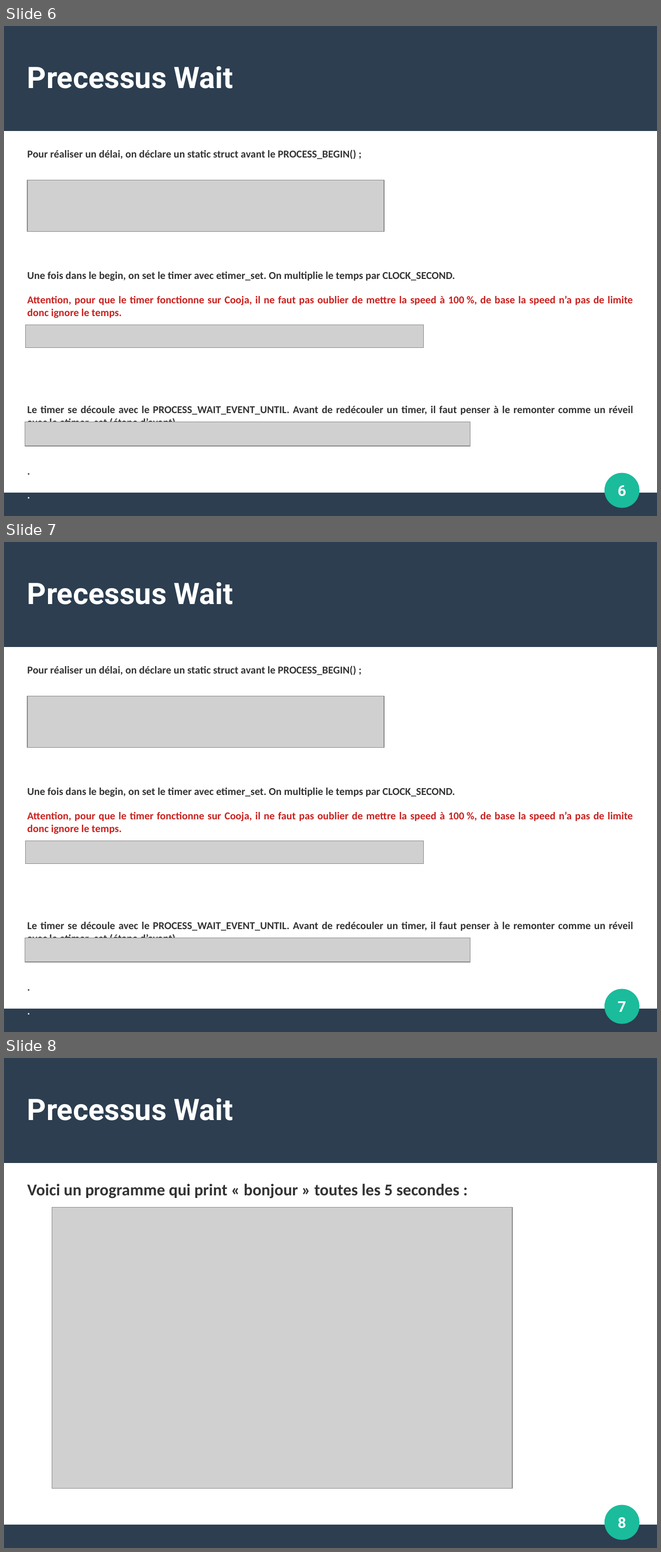
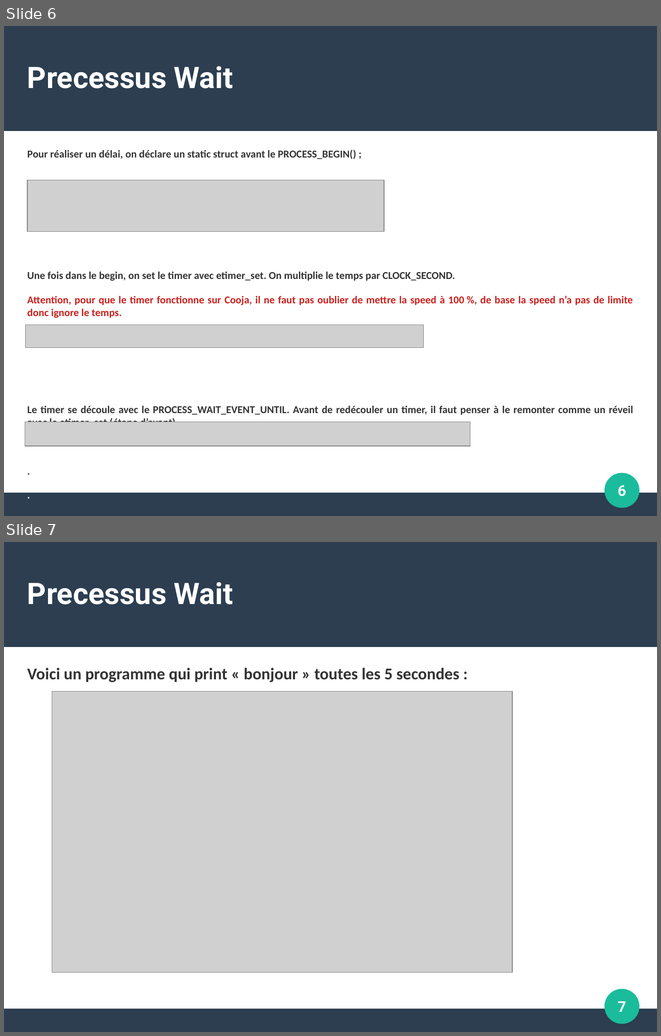
Before and after one commit to Hugo-SEQUIER/ProjetS3, a slide deck: ressources/nos_resumes/programmer_sur_contiki.odp. Shown one above the other, each under a label of ours: slides 6, 7 and 8 before the commit, slides 6 and 7 after it. The pictures are 661x1552 and 661x1036 pixels, drawn with LibreOffice and Linux fonts; fonts in the diff are those of the drawing; grey boxes stand for pictures. Boxes give left, top, right and bottom in pixels: in the first picture for what was removed or moved away, otherwise in the second. Text is boxed around its words. In the diff, an @@ line names an element or a change of style, - is before the commit and + after.

```diff
--- a/ressources/nos_resumes/programmer_sur_contiki.odp
+++ b/ressources/nos_resumes/programmer_sur_contiki.odp
@@ slide 7 removed at [4, 542, 657, 1032], background #FFFFFF; not listed: 3 template elements that a slide beside it also shows @@
@@ title removed at [27, 582, 233, 605] @@
-Precessus Wait
@@ text removed at [27, 665, 633, 938] @@
-Pour réaliser un délai, on déclare un static struct avant le PROCESS_BEGIN() ;
-Une fois dans le begin, on set le timer avec etimer_set. On multiplie le temps par CLOCK_SECOND.
-Attention, pour que le timer fonctionne sur Cooja, il ne faut pas oublier de mettre la speed à 100 %, de base la speed n’a pas de limite donc ignore le temps.
-Le timer se découle avec le PROCESS_WAIT_EVENT_UNTIL. Avant de redécouler un timer, il faut penser à le remonter comme un réveil avec le etimer_set (étape d’avant)
-.
-.
@@ picture removed at [27, 696, 384, 748] @@
@@ picture removed at [25, 840, 424, 864] @@
@@ picture removed at [25, 938, 470, 962] @@
@@ page number removed at [618, 1001, 626, 1012] @@
-7
@@ what was slide 8 is now slide 7 @@
@@ page number at [618, 1001, 626, 1012]: text changed @@
-8
+7
```
Also in this commit, not shown: 3 slides changed, 5 slides added, 1 other slide removed, 6 other files.
